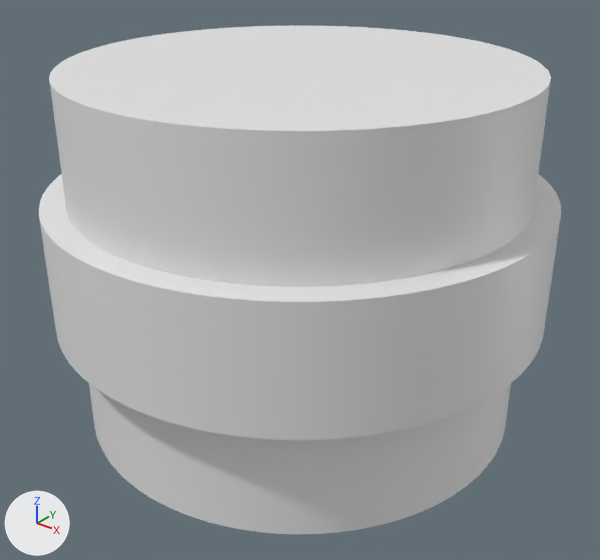
A saved change to the Blender file ac-ring/ac-ring.blend.
Both versions are drawn from a 50 mm camera at (99.8, -124.8, 68.8) aimed at (2.1, -2.6, -6.9). Every picture has the same lights, and +X, +Y and +Z are marked at lower left.
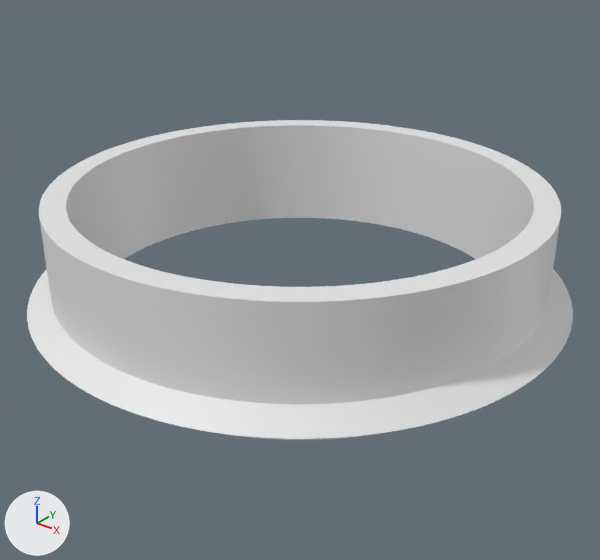
ob_brim is not drawn itself; it is used by a modifier of ob_cylinder.

Location of each change, [x1, y1, x2, y2] in pixels of the pictures (600 x 560 px):
'Cylinder.001', hidden
    before: [49, 26, 551, 534]
'Cylinder', reshaped, modifiers changed
    before: [39, 174, 561, 440]
    after: [27, 120, 573, 440]
part 1 of me_cylinder_001, added
    after: [39, 120, 561, 302]

The change, as a list of edits to the scene's bpy script:
```text
Change me_cylinder_001:
    used by ob_cylinder; location = (0.0, 0.0, 0.0); scale = (0.5, 0.5, 0.997)
    remove me_cylinder_001.from_pydata(...)  # 512 vertices, 258 faces; spans x -102.0..102.0, y -102.0..102.0, z -12.0..12.0
    add me_cylinder_001.from_pydata(...)  # 1024 vertices, 516 faces; spans x -102.0..102.0, y -102.0..102.0, z -13.0..13.0
    me_cylinder_001 part 1: 512 vertices added at x -92.0..92.0, y -92.0..92.0, z -13.0..13.0
Add me_cylinder_003:
    me_cylinder_003.from_pydata(...)  # 1024 vertices, 516 faces; spans x -102.0..102.0, y -102.0..102.0, z -13.0..13.0
Change ob_cylinder:
    add _m = ob_cylinder.modifiers.new('Boolean', 'BOOLEAN')
    add _m.object = ob_brim
    add _m.operation = 'UNION'
    add _m.solver = 'FLOAT'
Change ob_cylinder_001:
    add ob_cylinder_001.hide_set(True)
Add ob_brim:
    ob_brim = bpy.data.objects.new('brim', me_cylinder_003)
    ob_brim.location = (0.0, 0.0, -6.972)
    ob_brim.scale = (0.549, 0.549, 0.126)
    ob_brim.hide_set(True)
```
